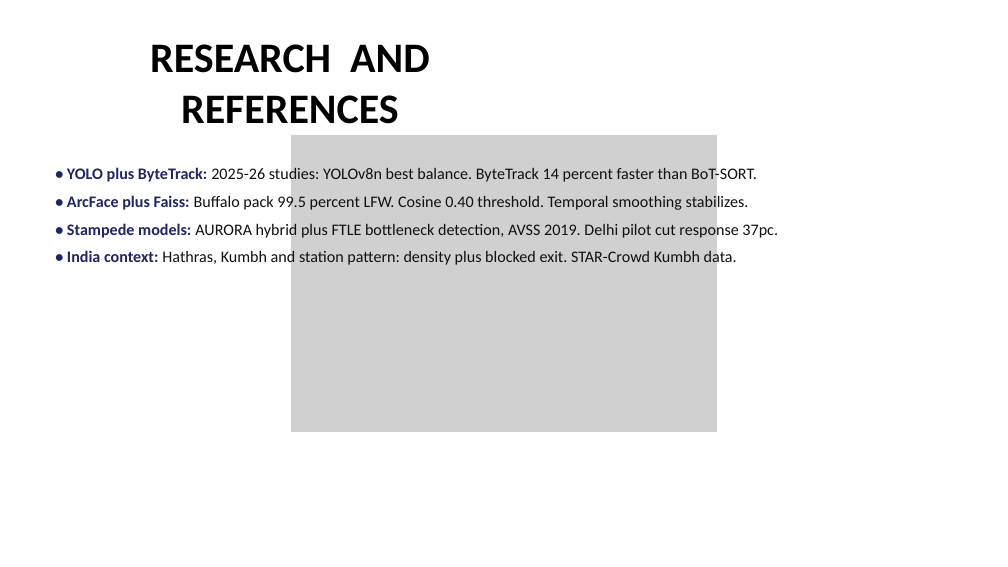
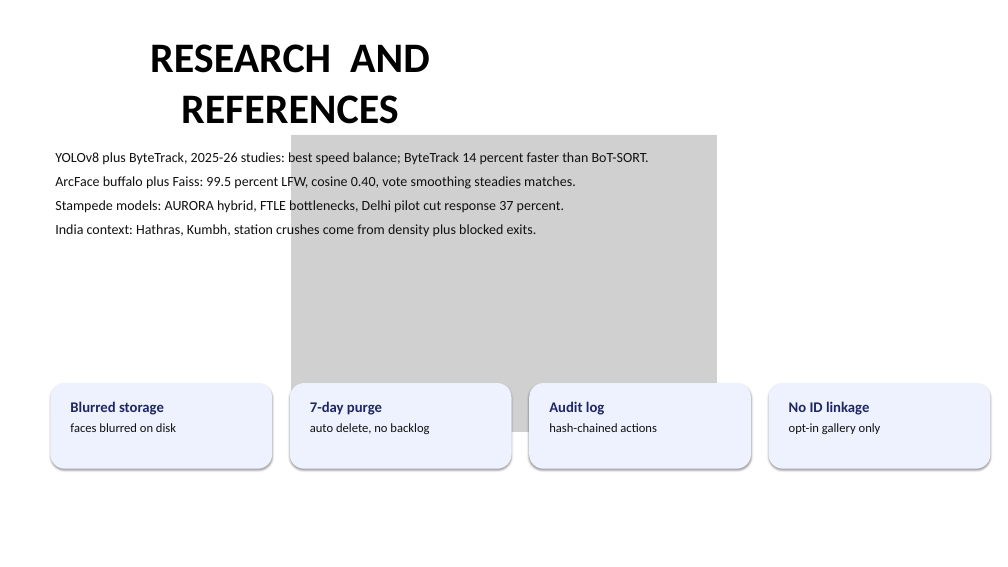
Before and after one commit to shounakjoshi88-a11y/raksha-crowd-safety-hackathon, a slide deck: slide 6 of deck/Raksha_Hackathon2026_Final.pptx. Drawn at 1008x567 pixels with LibreOffice and Linux fonts; fonts in the diff are those of the drawing; grey boxes stand for pictures. Boxes give left, top, right and bottom in pixels: in the first picture for what was removed or moved away, otherwise in the second. Text is boxed around its words. In the diff, an @@ line names an element or a change of style, - is before the commit and + after.

```diff
--- a/deck/Raksha_Hackathon2026_Final.pptx
+++ b/deck/Raksha_Hackathon2026_Final.pptx
@@ text at (55, 150, 649, 238): text changed; size 23 to 20 pt @@
-• YOLO plus ByteTrack: 2025-26 studies: YOLOv8n best balance. ByteTrack 14 percent faster than BoT-SORT.
-• ArcFace plus Faiss: Buffalo pack 99.5 percent LFW. Cosine 0.40 threshold. Temporal smoothing stabilizes.
-• Stampede models: AURORA hybrid plus FTLE bottleneck detection, AVSS 2019. Delhi pilot cut response 37pc.
-• India context: Hathras, Kumbh and station pattern: density plus blocked exit. STAR-Crowd Kumbh data.
+YOLOv8 plus ByteTrack, 2025-26 studies: best speed balance; ByteTrack 14 percent faster than BoT-SORT.
+ArcFace buffalo plus Faiss: 99.5 percent LFW, cosine 0.40, vote smoothing steadies matches.
+Stampede models: AURORA hybrid, FTLE bottlenecks, Delhi pilot cut response 37 percent.
+India context: Hathras, Kumbh, station crushes come from density plus blocked exits.
@@ rounded rectangle added at (50, 383, 272, 469), fill #EEF2FF @@
@@ rounded rectangle added at (290, 383, 512, 469), fill #EEF2FF @@
@@ rounded rectangle added at (529, 383, 751, 469), fill #EEF2FF @@
@@ rounded rectangle added at (769, 383, 990, 469), fill #EEF2FF @@
@@ text added at (70, 401, 176, 432), 18 pt, text #111111 @@
+Blurred storage
+faces blurred on disk
@@ text added at (310, 401, 429, 434), 18 pt, text #111111 @@
+7-day purge
+auto delete, no backlog
@@ text added at (549, 401, 657, 432), 18 pt, text #111111 @@
+Audit log
+hash-chained actions
@@ text added at (789, 401, 881, 434), 18 pt, text #111111 @@
+No ID linkage
+opt-in gallery only
```
Also in this commit, not shown: 1 other slide changed, 3 slides added, 3 slides removed, 3 other files.
